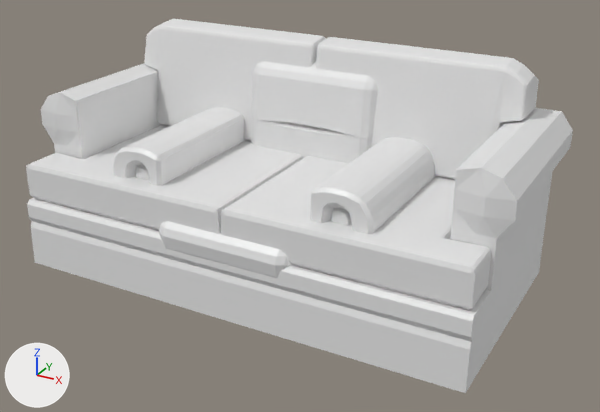
An edit to the FBX model Assets/Environment/Manmade_props/Furniture/armchair01/armchair01.fbx, drawn before and after from the same camera.
Rendered twice from a 50 mm lens placed at (3.28, -5.67, 3.01), pointed at (0.17, -0.02, 0.19). Arrows for +X, +Y and +Z are at lower left; the lights stay in place. Where no turn or scale is listed for an object, it has been applied to the vertices.

The older version as bpy lines, for what is in view:
```python
me_cube = bpy.data.meshes.new('Cube')
me_cube.from_pydata(...)  # 914 vertices, 1808 faces; spans x -1.18..1.18, y -1.02..1.02, z -1.05..0.74
me_cube.materials.append(mat_material)  # white #e7e7e7
me_cube_002 = bpy.data.meshes.new('Cube.002')
me_cube_002.from_pydata(...)  # 620 vertices, 1220 faces; spans x -2.11..2.11, y -1.0..1.08, z -0.45..1.45
me_cube_002.materials.append(mat_material_001)  # white #e7e7e7
ob_cube = bpy.data.objects.new('Cube', me_cube)
ob_cube.location = (0.0, 0.0, 0.544)
ob_sofa01 = bpy.data.objects.new('sofa01', me_cube_002)
ob_sofa01.location = (0.0, 0.0, 0.0)
```
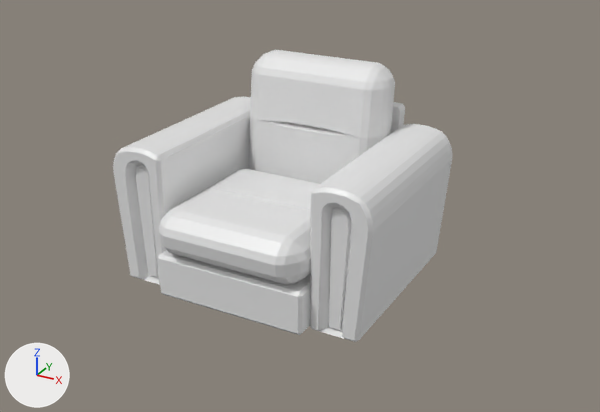
Changed parts and their boxes [x1, y1, x2, y2] in the pictures (600 x 412 px):
'sofa01', deleted: before [26, 19, 573, 393]
'Cube', unchanged, uncovered by the edit: before [113, 61, 435, 278]; after [113, 50, 452, 342]

Patch to the scene script:
```diff
--- a/Assets/Environment/Manmade_props/Furniture/armchair01/armchair01.fbx.py
+++ b/Assets/Environment/Manmade_props/Furniture/armchair01/armchair01.fbx.py
@@ ob_sofa01 @@
-ob_sofa01 = bpy.data.objects.new('sofa01', me_cube_002)
-ob_sofa01.location = (0.0, 0.0, 0.0)
```
